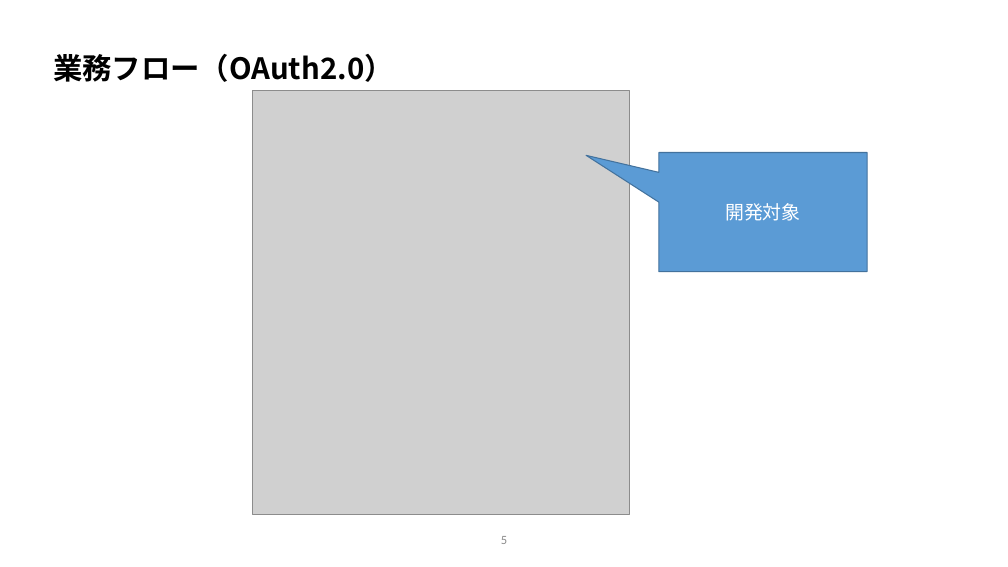
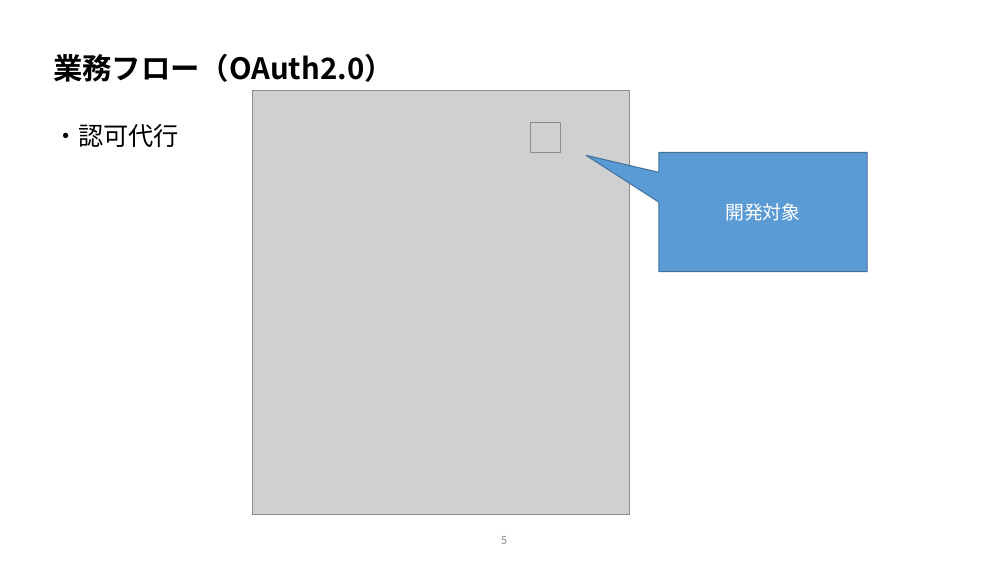
Before and after one commit to vsn23kamei/nanika, a slide deck: slide 5 of 00_要件定義/要件定義.pptx. Drawn at 1008x567 pixels with LibreOffice and Linux fonts; fonts in the diff are those of the drawing; grey boxes stand for pictures; background and template pictures are left out. Boxes give left, top, right and bottom in pixels: in the first picture for what was removed or moved away, otherwise in the second. Text is boxed around its words. In the diff, an @@ line names an element or a change of style, - is before the commit and + after.

```diff
--- a/00_要件定義/要件定義.pptx
+++ b/00_要件定義/要件定義.pptx
@@ text added at <box>53,124,179,147</box>, 24 pt, text #000000 @@
+・認可代行
@@ picture added at <box>531,123,560,152</box> @@
```
Also in this commit, not shown: 7 other slides changed, 2 slides added, 1 slide removed, 3 other files.
